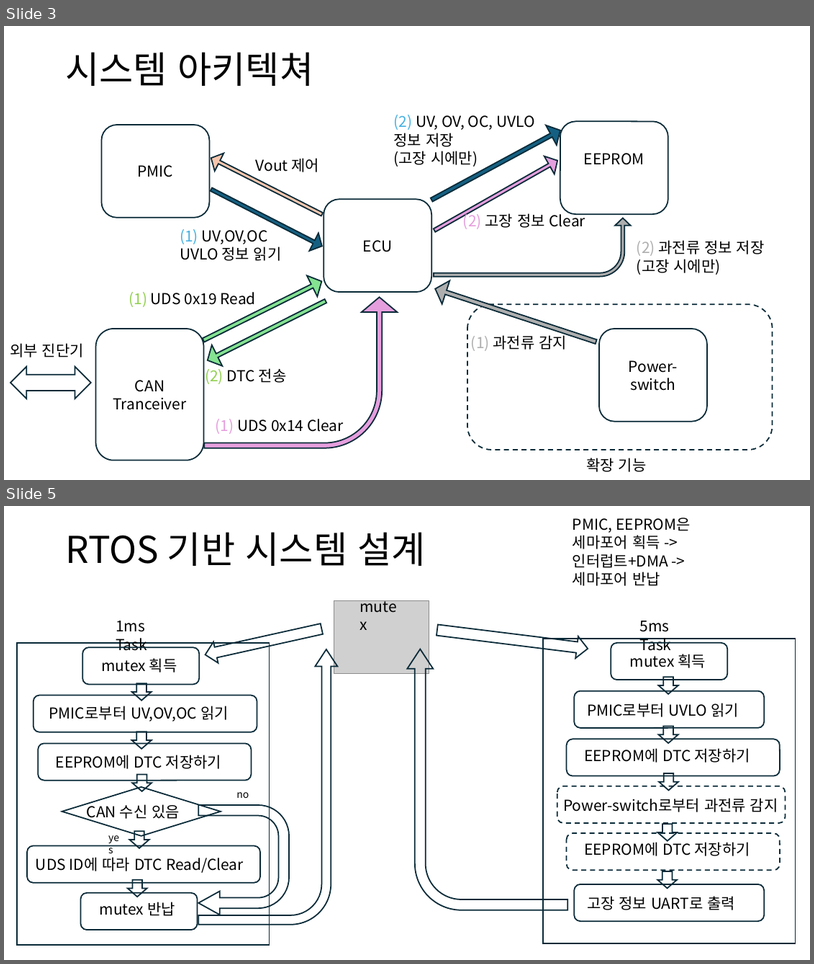
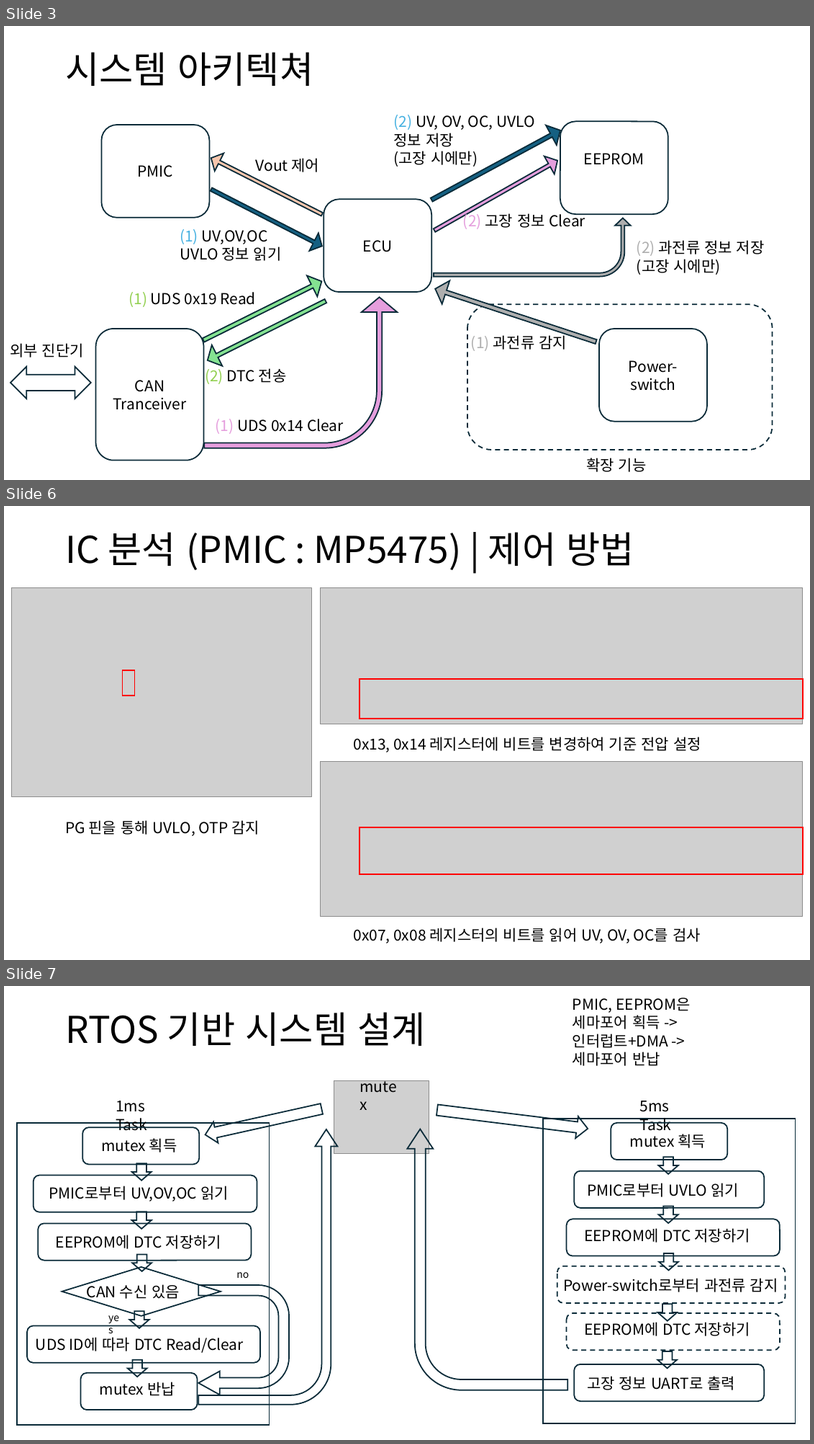
Before and after one commit to qwerasdfuiop/comento, a slide deck: ECU 고장 진단 시스템.pptx. Shown one above the other, each under a label of ours: slides 3 and 5 before the commit, slides 3, 6 and 7 after it; the slides between them are not shown. The pictures are 814x964 and 814x1444 pixels, drawn with LibreOffice and Linux fonts; fonts in the diff are those of the drawing; grey boxes stand for pictures. Boxes give left, top, right and bottom in pixels: in the first picture for what was removed or moved away, otherwise in the second. Text is boxed around its words. In the diff, an @@ line names an element or a change of style, - is before the commit and + after.

Commit message:
presentation pmic

```diff
--- a/ECU 고장 진단 시스템.pptx
+++ b/ECU 고장 진단 시스템.pptx
@@ slide 6 added at <box>4,506,810,960</box>, background #FFFFFF @@
@@ title added at <box>65,532,635,570</box>, 44 pt, text #000000 @@
+IC 분석 (PMIC : MP5475) | 제어 방법
@@ picture added at <box>11,587,311,796</box> @@
@@ picture added at <box>321,587,804,723</box> @@
@@ rectangle added at <box>123,671,134,696</box>, outline #FF0000 1.5 pt @@
@@ rectangle added at <box>360,679,803,719</box>, outline #FF0000 1.5 pt @@
@@ text added at <box>353,736,702,752</box>, 18 pt, text #000000 @@
+0x13, 0x14 레지스터에 비트를 변경하여 기준 전압 설정
@@ picture added at <box>320,762,803,916</box> @@
@@ text added at <box>65,820,260,836</box>, 18 pt, text #000000 @@
+PG 핀을 통해 UVLO, OTP 감지
@@ rectangle added at <box>360,827,803,874</box>, outline #FF0000 1.5 pt @@
@@ text added at <box>353,927,701,943</box>, 18 pt, text #000000 @@
+0x07, 0x08 레지스터의 비트를 읽어 UV, OV, OC를 검사
@@ what was slide 5 is now slide 7 @@
```
Also in this commit, not shown: 2 other slides added, 1 slide removed.
